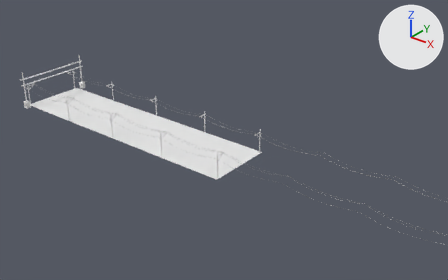
An edit to the Blender file rail_overlay.blend, drawn before and after from the same camera.
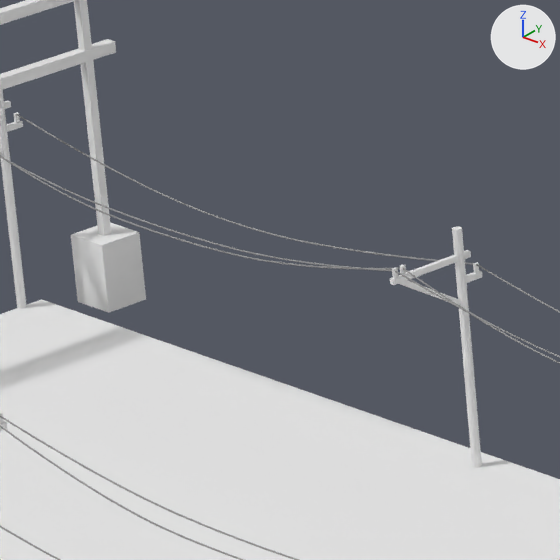
The first picture shows the older version from a camera (50 mm lens) standing at (111.4, -82.7, 55.4) and looking at (30.6, 18.4, -7.3). The close-ups show both versions on the part from 16% to 27% of the width and 22% to 39% of the height of that picture. Lighting does not change. The marker at upper right points along +X, +Y and +Z.

Names of what the first close-up shows: 'pole.000', 'rail.000', 'signs', 'wire_path'.
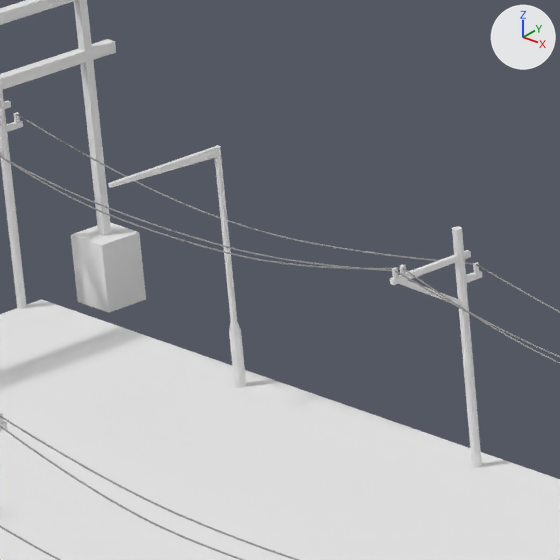
Changed parts and their boxes [x1, y1, x2, y2] in the close-ups (560 x 560 px):
'lights', added: after [108, 146, 246, 388]

What the commit changed:
Mesh me_cylinder_001 is new.
It has 46 vertices, 42 faces and spans x -0.12..0.12, y -6.52..-3.63, z 0.0..5.15.
Object 'lights' (ob_lights) is new; it shows me_cylinder_001.
Its location is (0.0, 0.0, 0.0).
It gains a MIRROR modifier named 'Mirror'.
Modifier setting: use_axis = (False, True, False).
